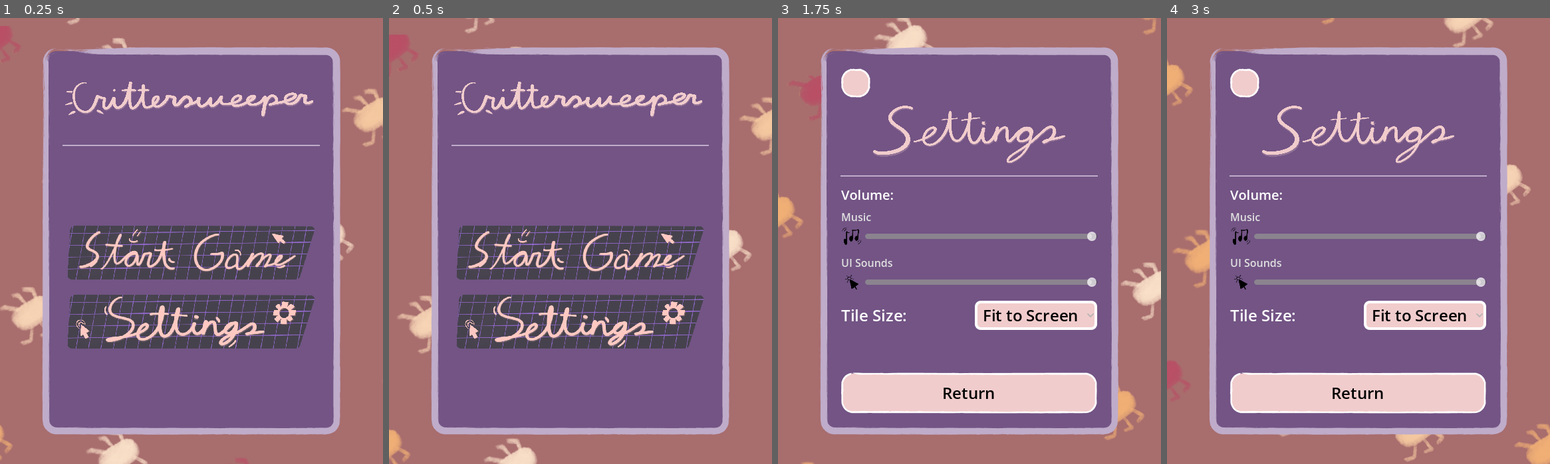
Above: before the commit, frames 1-4 (left to right).
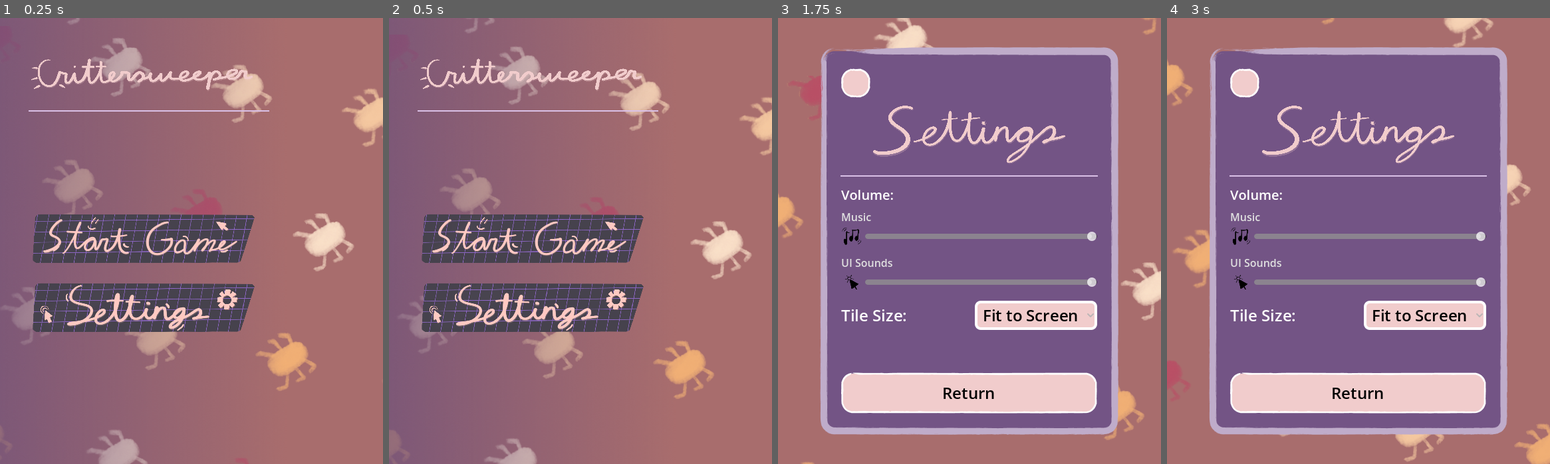
Above: after the commit, the same moments.

Repository: Somebud0180/CritterSweeper
Game: Godot game, scene res://scenes/menu.tscn
Two runs of this game, one before a commit and one after it. Both use one fixed random seed, a clock stepped at 60 frames per second and the inputs below.
Inputs (mouse positions are in pixels of both pictures, inside the frame that each line leads up to; where the layout moved, square brackets give the same spot in the first picture):
- Up to frame 1 (0.25 s): no input
- Up to frame 2 (0.5 s): no input
- Up to frame 3 (1.75 s): click (923, 307) [969, 321] at 0.5 s; tap Enter at 1.25 s; move the mouse to (1053, 218) at 1.27 s; hold Right from 1.28 s (still down); tap Alt at 1.35 s; click (1053, 218) at 1.42 s
- Up to frame 4 (3 s): move the mouse to (1281, 263) at 2.02 s; release Right at 2.03 s; hold Down 2.03-2.78 s; tap Shift at 2.1 s; click (1281, 263) at 2.17 s; move the mouse to (1396, 142) at 2.77 s; hold Right from 2.78 s (still down); tap Alt at 2.85 s; click (1396, 142) at 2.92 s

The runs differ from the first frame. In frame 1, 72% of the frame differs, in the area x 0-89%, y 0-100%; in frame 2, 72%; in frame 3, 0.2%; in frame 4, 0.2%.

Commit message:
A redesigned main menu for the new button style, it looks a bit flashy as of now but may get refined as time goes on

Diff:
--- a/interface/menu.tres
+++ b/interface/menu.tres
@@ -43,7 +43,7 @@
 region_rect = Rect2(0, 0, 516, 100)
 
 [sub_resource type="StyleBoxLine" id="StyleBoxLine_87gl6"]
-color = Color(0.7490196, 0.6745098, 0.7921569, 1)
+color = Color(0.8547833, 0.75756836, 0.90625, 1)
 thickness = 2
 
 [sub_resource type="StyleBoxFlat" id="StyleBoxFlat_87gl6"]
--- a/scenes/menu.tscn
+++ b/scenes/menu.tscn
@@ -14,6 +14,7 @@
 [ext_resource type="Script" uid="uid://d16hdx4moncic" path="res://scripts/back_button.gd" id="7_v86rl"]
 [ext_resource type="Texture2D" uid="uid://pe3hx6mhd57l" path="res://interface/textures/PauseButton/PauseButton_Pressed.png" id="8_mxgkd"]
 [ext_resource type="Texture2D" uid="uid://cqeavkhghepvt" path="res://interface/textures/PauseButton/PauseButton_Hover.png" id="9_g6gyw"]
+[ext_resource type="Texture2D" uid="uid://vjrlaao8ex80" path="res://interface/textures/Fade.png" id="11_oi1it"]
 [ext_resource type="Texture2D" uid="uid://vfjnytyscp85" path="res://interface/textures/Settings_TitleCard.png" id="11_ufwb2"]
 [ext_resource type="Texture2D" uid="uid://c6f10arg2qu1a" path="res://interface/textures/ButtonTexture/Resume.png" id="12_81l6r"]
 [ext_resource type="Script" uid="uid://dbhl7y6g0pb5s" path="res://scripts/button_animation.gd" id="13_oi1it"]
@@ -23,6 +24,9 @@
 
 [sub_resource type="LabelSettings" id="LabelSettings_70i5f"]
 font_size = 44
+
+[sub_resource type="StyleBoxTexture" id="StyleBoxTexture_fy8yy"]
+texture = ExtResource("11_oi1it")
 
 [sub_resource type="Animation" id="Animation_jy7pm"]
 length = 0.001
@@ -164,19 +168,19 @@
 tracks/0/type = "value"
 tracks/0/imported = false
 tracks/0/enabled = true
-tracks/0/path = NodePath("MenuLayer/MainMenuContainer:visible")
+tracks/0/path = NodePath("MenuLayer/SettingsContainer:visible")
 tracks/0/interp = 1
 tracks/0/loop_wrap = true
 tracks/0/keys = {
 "times": PackedFloat32Array(0),
 "transitions": PackedFloat32Array(1),
 "update": 1,
-"values": [true]
+"values": [false]
 }
 tracks/1/type = "value"
 tracks/1/imported = false
 tracks/1/enabled = true
-tracks/1/path = NodePath("MenuLayer/SettingsContainer:visible")
+tracks/1/path = NodePath("MenuLayer/DifficultyPickerContainer:visible")
 tracks/1/interp = 1
 tracks/1/loop_wrap = true
 tracks/1/keys = {
@@ -188,7 +192,7 @@
 tracks/2/type = "value"
 tracks/2/imported = false
 tracks/2/enabled = true
-tracks/2/path = NodePath("MenuLayer/DifficultyPickerContainer:visible")
+tracks/2/path = NodePath("GameLayer/GameOverlay:visible")
 tracks/2/interp = 1
 tracks/2/loop_wrap = true
 tracks/2/keys = {
@@ -200,98 +204,98 @@
 tracks/3/type = "value"
 tracks/3/imported = false
 tracks/3/enabled = true
-tracks/3/path = NodePath("GameLayer/GameOverlay:visible")
+tracks/3/path = NodePath("MenuLayer/DifficultyPickerContainer:modulate")
 tracks/3/interp = 1
 tracks/3/loop_wrap = true
 tracks/3/keys = {
 "times": PackedFloat32Array(0),
 "transitions": PackedFloat32Array(1),
-"update": 1,
-"values": [false]
+"update": 0,
+"values": [Color(1, 1, 1, 0)]
 }
 tracks/4/type = "value"
 tracks/4/imported = false
 tracks/4/enabled = true
-tracks/4/path = NodePath("MenuLayer/DifficultyPickerContainer:modulate")
+tracks/4/path = NodePath("MenuLayer/DifficultyPickerContainer:scale")
 tracks/4/interp = 1
 tracks/4/loop_wrap = true
 tracks/4/keys = {
 "times": PackedFloat32Array(0),
 "transitions": PackedFloat32Array(1),
 "update": 0,
-"values": [Color(1, 1, 1, 0)]
+"values": [Vector2(1, 1)]
 }
 tracks/5/type = "value"
 tracks/5/imported = false
 tracks/5/enabled = true
-tracks/5/path = NodePath("MenuLayer/DifficultyPickerContainer:scale")
+tracks/5/path = NodePath("GameLayer/GameOverlay:position")
 tracks/5/interp = 1
 tracks/5/loop_wrap = true
 tracks/5/keys = {
 "times": PackedFloat32Array(0),
 "transitions": PackedFloat32Array(1),
 "update": 0,
-"values": [Vector2(1, 1)]
+"values": [Vector2(0, -96)]
 }
 tracks/6/type = "value"
 tracks/6/imported = false
 tracks/6/enabled = true
-tracks/6/path = NodePath("GameLayer/GameOverlay:position")
+tracks/6/path = NodePath("GameLayer/GameOverlay:scale")
 tracks/6/interp = 1
 tracks/6/loop_wrap = true
 tracks/6/keys = {
 "times": PackedFloat32Array(0),
 "transitions": PackedFloat32Array(1),
 "update": 0,
-"values": [Vector2(0, -96)]
+"values": [Vector2(1.02, 1.02)]
 }
 tracks/7/type = "value"
 tracks/7/imported = false
 tracks/7/enabled = true
-tracks/7/path = NodePath("GameLayer/GameOverlay:scale")
+tracks/7/path = NodePath("MenuLayer/SettingsContainer:modulate")
 tracks/7/interp = 1
 tracks/7/loop_wrap = true
 tracks/7/keys = {
 "times": PackedFloat32Array(0),
 "transitions": PackedFloat32Array(1),
 "update": 0,
-"values": [Vector2(1.02, 1.02)]
+"values": [Color(1, 1, 1, 0)]
 }
 tracks/8/type = "value"
 tracks/8/imported = false
 tracks/8/enabled = true
-tracks/8/path = NodePath("MenuLayer/SettingsContainer:modulate")
+tracks/8/path = NodePath("MenuLayer/SettingsContainer:scale")
 tracks/8/interp = 1
 tracks/8/loop_wrap = true
 tracks/8/keys = {
 "times": PackedFloat32Array(0),
 "transitions": PackedFloat32Array(1),
 "update": 0,
-"values": [Color(1, 1, 1, 0)]
+"values": [Vector2(1, 1)]
 }
 tracks/9/type = "value"
 tracks/9/imported = false
 tracks/9/enabled = true
-tracks/9/path = NodePath("MenuLayer/SettingsContainer:scale")
+tracks/9/path = NodePath("MenuLayer/DifficultyPickerContainer:anchor_bottom")
 tracks/9/interp = 1
 tracks/9/loop_wrap = true
 tracks/9/keys = {
 "times": PackedFloat32Array(0),
 "transitions": PackedFloat32Array(1),
 "update": 0,
-"values": [Vector2(1, 1)]
+"values": [1.0]
 }
 tracks/10/type = "value"
 tracks/10/imported = false
 tracks/10/enabled = true
-tracks/10/path = NodePath("MenuLayer/MainMenuContainer:scale")
+tracks/10/path = NodePath("MenuLayer/SettingsContainer:anchor_bottom")
 tracks/10/interp = 1
 tracks/10/loop_wrap = true
 tracks/10/keys = {
 "times": PackedFloat32Array(0),
 "transitions": PackedFloat32Array(1),
 "update": 0,
-"values": [Vector2(1, 1)]
+"values": [1.0]
 }
 tracks/11/type = "value"
 tracks/11/imported = false
@@ -308,26 +312,14 @@
 tracks/12/type = "value"
 tracks/12/imported = false
 tracks/12/enabled = true
-tracks/12/path = NodePath("MenuLayer/DifficultyPickerContainer:anchor_bottom")
+tracks/12/path = NodePath("MenuLayer/MainMenuContainer:visible")
 tracks/12/interp = 1
 tracks/12/loop_wrap = true
 tracks/12/keys = {
 "times": PackedFloat32Array(0),
 "transitions": PackedFloat32Array(1),
-"update": 0,
-"values": [1.0]
-}
-tracks/13/type = "value"
-tracks/13/imported = false
-tracks/13/enabled = true
-tracks/13/path = NodePath("MenuLayer/SettingsContainer:anchor_bottom")
-tracks/13/interp = 1
-tracks/13/loop_wrap = true
-tracks/13/keys = {
-"times": PackedFloat32Array(0),
-"transitions": PackedFloat32Array(1),
-"update": 0,
-"values": [1.0]
+"update": 1,
+"values": [true]
 }
 
 [sub_resource type="Animation" id="Animation_70i5f"]
@@ -431,38 +423,26 @@
 tracks/0/type = "value"
 tracks/0/imported = false
 tracks/0/enabled = true
-tracks/0/path = NodePath("MenuLayer/MainMenuContainer:visible")
+tracks/0/path = NodePath("MenuLayer/MainMenuContainer:modulate")
 tracks/0/interp = 1
 tracks/0/loop_wrap = true
 tracks/0/keys = {
 "times": PackedFloat32Array(0, 0.25),
-"transitions": PackedFloat32Array(1, 1),
-"update": 1,
-"values": [true, false]
+"transitions": PackedFloat32Array(2, 0.5),
+"update": 0,
+"values": [Color(1, 1, 1, 1), Color(1, 1, 1, 0)]
 }
 tracks/1/type = "value"
 tracks/1/imported = false
 tracks/1/enabled = true
-tracks/1/path = NodePath("MenuLayer/MainMenuContainer:scale")
+tracks/1/path = NodePath("MenuLayer/MainMenuContainer:visible")
 tracks/1/interp = 1
 tracks/1/loop_wrap = true
 tracks/1/keys = {
-"times": PackedFloat32Array(0, 0.25),
-"transitions": PackedFloat32Array(0.5, 0.5),
-"update": 0,
-"values": [Vector2(1, 1), Vector2(0.9, 0.9)]
-}
-tracks/2/type = "value"
-tracks/2/imported = false
-tracks/2/enabled = true
-tracks/2/path = NodePath("MenuLayer/MainMenuContainer:modulate")
-tracks/2/interp = 1
-tracks/2/loop_wrap = true
-tracks/2/keys = {
-"times": PackedFloat32Array(0, 0.25),
-"transitions": PackedFloat32Array(0.5, 0.5),
-"update": 0,
-"values": [Color(1, 1, 1, 1), Color(1, 1, 1, 0)]
+"times": PackedFloat32Array(0.25),
+"transitions": PackedFloat32Array(1),
+"update": 1,
+"values": [false]
 }
 
 [sub_resource type="Animation" id="Animation_i6lef"]
@@ -619,38 +599,26 @@
 tracks/0/type = "value"
 tracks/0/imported = false
 tracks/0/enabled = true
-tracks/0/path = NodePath("MenuLayer/MainMenuContainer:visible")
-tracks/0/interp = 1
-tracks/0/loop_wrap = true
-tracks/0/keys = {
-"times": PackedFloat32Array(0, 0.25),
-"transitions": PackedFloat32Array(1, 1),
-"update": 1,
-"values": [true, true]
+tracks/0/path = NodePath("MenuLayer/MainMenuContainer:modulate")
+tracks/0/interp = 1
+tracks/0/loop_wrap = true
+tracks/0/keys = {
+"times": PackedFloat32Array(0, 0.24),
+"transitions": PackedFloat32Array(2, 2),
+"update": 0,
+"values": [Color(1, 1, 1, 0), Color(1, 1, 1, 1)]
 }
 tracks/1/type = "value"
 tracks/1/imported = false
 tracks/1/enabled = true
-tracks/1/path = NodePath("MenuLayer/MainMenuContainer:scale")
+tracks/1/path = NodePath("MenuLayer/MainMenuContainer:visible")
 tracks/1/interp = 1
 tracks/1/loop_wrap = true
 tracks/1/keys = {
-"times": PackedFloat32Array(0, 0.25),
-"transitions": PackedFloat32Array(-2, -2),
-"update": 0,
-"values": [Vector2(0.95, 0.95), Vector2(1, 1)]
-}
-tracks/2/type = "value"
-tracks/2/imported = false
-tracks/2/enabled = true
-tracks/2/path = NodePath("MenuLayer/MainMenuContainer:modulate")
-tracks/2/interp = 1
-tracks/2/loop_wrap = true
-tracks/2/keys = {
-"times": PackedFloat32Array(0, 0.25),
-"transitions": PackedFloat32Array(-2, -2),
-"update": 0,
-"values": [Color(1, 1, 1, 0), Color(1, 1, 1, 1)]
+"times": PackedFloat32Array(0),
+"transitions": PackedFloat32Array(1),
+"update": 1,
+"values": [true]
 }
 
 [sub_resource type="Animation" id="Animation_v86rl"]
@@ -733,8 +701,8 @@
 theme = ExtResource("1_yqeox")
 script = ExtResource("2_4ytvr")
 animation_player = NodePath("AnimationPlayer")
-resume_button = NodePath("MenuLayer/MainMenuContainer/MainMenu/PanelContainer/VBoxContainer/Button Container/ResumeButton")
-start_button = NodePath("MenuLayer/MainMenuContainer/MainMenu/PanelContainer/VBoxContainer/Button Container/StartButton")
+resume_button = NodePath("MenuLayer/MainMenuContainer/MainMenu/VBoxContainer/Button Container/ResumeButton")
+start_button = NodePath("MenuLayer/MainMenuContainer/MainMenu/VBoxContainer/Button Container/StartButton")
 
 [node name="CanvasLayer" type="CanvasLayer" parent="."]
 layer = 0
@@ -833,42 +801,46 @@
 [node name="MenuLayer" type="CanvasLayer" parent="."]
 layer = 2
 
-[node name="MainMenuContainer" type="AspectRatioContainer" parent="MenuLayer"]
-anchors_preset = 15
+[node name="MainMenuContainer" type="PanelContainer" parent="MenuLayer"]
+anchors_preset = -1
 anchor_right = 1.0
 anchor_bottom = 1.0
+offset_right = -144.0
 grow_horizontal = 2
 grow_vertical = 2
-pivot_offset = Vector2(288, 336)
+mouse_filter = 1
 theme = ExtResource("1_yqeox")
-ratio = 0.8
+theme_override_styles/panel = SubResource("StyleBoxTexture_fy8yy")
 
 [node name="MainMenu" type="MarginContainer" parent="MenuLayer/MainMenuContainer"]
 layout_mode = 2
 mouse_filter = 2
 
-[node name="PanelContainer" type="PanelContainer" parent="MenuLayer/MainMenuContainer/MainMenu"]
-layout_mode = 2
-
-[node name="VBoxContainer" type="VBoxContainer" parent="MenuLayer/MainMenuContainer/MainMenu/PanelContainer"]
-layout_mode = 2
-
-[node name="TextureRect" type="TextureRect" parent="MenuLayer/MainMenuContainer/MainMenu/PanelContainer/VBoxContainer"]
+[node name="VBoxContainer" type="VBoxContainer" parent="MenuLayer/MainMenuContainer/MainMenu"]
+layout_mode = 2
+
+[node name="TextureRect" type="TextureRect" parent="MenuLayer/MainMenuContainer/MainMenu/VBoxContainer"]
 custom_minimum_size = Vector2(0, 96)
 layout_mode = 2
 texture = ExtResource("2_vjb58")
-expand_mode = 5
-stretch_mode = 5
-
-[node name="HSeparator" type="HSeparator" parent="MenuLayer/MainMenuContainer/MainMenu/PanelContainer/VBoxContainer"]
-layout_mode = 2
-
-[node name="Button Container" type="VBoxContainer" parent="MenuLayer/MainMenuContainer/MainMenu/PanelContainer/VBoxContainer"]
+expand_mode = 1
+stretch_mode = 4
+
+[node name="HSeparator" type="HSeparator" parent="MenuLayer/MainMenuContainer/MainMenu/VBoxContainer/TextureRect"]
+layout_mode = 1
+anchors_preset = -1
+anchor_top = 1.0
+anchor_bottom = 1.0
+offset_right = 360.0
+offset_bottom = 12.0
+grow_vertical = 0
+
+[node name="Button Container" type="VBoxContainer" parent="MenuLayer/MainMenuContainer/MainMenu/VBoxContainer"]
 layout_mode = 2
 size_flags_vertical = 3
 alignment = 1
 
-[node name="ResumeButton" type="TextureButton" parent="MenuLayer/MainMenuContainer/MainMenu/PanelContainer/VBoxContainer/Button Container"]
+[node name="ResumeButton" type="TextureButton" parent="MenuLayer/MainMenuContainer/MainMenu/VBoxContainer/Button Container"]
 visible = false
 custom_minimum_size = Vector2(0, 96)
 layout_mode = 2
@@ -876,40 +848,40 @@
 mouse_default_cursor_shape = 2
 texture_normal = ExtResource("12_81l6r")
 ignore_texture_size = true
-stretch_mode = 5
+stretch_mode = 4
 script = ExtResource("13_oi1it")
 
-[node name="ButtonAnimations" type="AnimationPlayer" parent="MenuLayer/MainMenuContainer/MainMenu/PanelContainer/VBoxContainer/Button Container/ResumeButton"]
+[node name="ButtonAnimations" type="AnimationPlayer" parent="MenuLayer/MainMenuContainer/MainMenu/VBoxContainer/Button Container/ResumeButton"]
 libraries = {
 &"": SubResource("AnimationLibrary_6p3j2")
 }
 
-[node name="StartButton" type="TextureButton" parent="MenuLayer/MainMenuContainer/MainMenu/PanelContainer/VBoxContainer/Button Container"]
+[node name="StartButton" type="TextureButton" parent="MenuLayer/MainMenuContainer/MainMenu/VBoxContainer/Button Container"]
 custom_minimum_size = Vector2(0, 96)
 layout_mode = 2
 size_flags_vertical = 4
 mouse_default_cursor_shape = 2
 texture_normal = ExtResource("13_rsfmq")
 ignore_texture_size = true
-stretch_mode = 5
+stretch_mode = 4
 script = ExtResource("13_oi1it")
 
-[node name="ButtonAnimations" type="AnimationPlayer" parent="MenuLayer/MainMenuContainer/MainMenu/PanelContainer/VBoxContainer/Button Container/StartButton"]
+[node name="ButtonAnimations" type="AnimationPlayer" parent="MenuLayer/MainMenuContainer/MainMenu/VBoxContainer/Button Container/StartButton"]
 libraries = {
 &"": SubResource("AnimationLibrary_6p3j2")
 }
 
-[node name="SettingsButton" type="TextureButton" parent="MenuLayer/MainMenuContainer/MainMenu/PanelContainer/VBoxContainer/Button Container"]
+[node name="SettingsButton" type="TextureButton" parent="MenuLayer/MainMenuContainer/MainMenu/VBoxContainer/Button Container"]
 custom_minimum_size = Vector2(0, 96)
 layout_mode = 2
 size_flags_vertical = 4
 mouse_default_cursor_shape = 2
 texture_normal = ExtResource("14_oi1it")
 ignore_texture_size = true
-stretch_mode = 5
+stretch_mode = 4
 script = ExtResource("13_oi1it")
 
-[node name="ButtonAnimations" type="AnimationPlayer" parent="MenuLayer/MainMenuContainer/MainMenu/PanelContainer/VBoxContainer/Button Container/SettingsButton"]
+[node name="ButtonAnimations" type="AnimationPlayer" parent="MenuLayer/MainMenuContainer/MainMenu/VBoxContainer/Button Container/SettingsButton"]
 libraries = {
 &"": SubResource("AnimationLibrary_6p3j2")
 }
@@ -1138,9 +1110,9 @@
 }
 
 [connection signal="pressed" from="GameLayer/GameOverlay/HBoxContainer/PauseButton" to="GameLayer/GameOverlay/HBoxContainer/PauseButton" method="_on_pressed"]
-[connection signal="pressed" from="MenuLayer/MainMenuContainer/MainMenu/PanelContainer/VBoxContainer/Button Container/ResumeButton" to="." method="_on_resume_button_pressed"]
-[connection signal="pressed" from="MenuLayer/MainMenuContainer/MainMenu/PanelContainer/VBoxContainer/Button Container/StartButton" to="." method="_on_start_button_pressed"]
-[connection signal="pressed" from="MenuLayer/MainMenuContainer/MainMenu/PanelContainer/VBoxContainer/Button Container/SettingsButton" to="." method="_on_settings_button_pressed"]
+[connection signal="pressed" from="MenuLayer/MainMenuContainer/MainMenu/VBoxContainer/Button Container/ResumeButton" to="." method="_on_resume_button_pressed"]
+[connection signal="pressed" from="MenuLayer/MainMenuContainer/MainMenu/VBoxContainer/Button Container/StartButton" to="." method="_on_start_button_pressed"]
+[connection signal="pressed" from="MenuLayer/MainMenuContainer/MainMenu/VBoxContainer/Button Container/SettingsButton" to="." method="_on_settings_button_pressed"]
 [connection signal="pressed" from="MenuLayer/SettingsContainer/Settings/PanelContainer/VBoxContainer/BackButton" to="MenuLayer/SettingsContainer/Settings/PanelContainer/VBoxContainer/BackButton" method="_on_pressed"]
 [connection signal="value_changed" from="MenuLayer/SettingsContainer/Settings/PanelContainer/VBoxContainer/Button Container/VBoxContainer/VolumeContainer/Sliders/MusicSlider/MusicVolume" to="." method="_on_music_volume_value_changed"]
 [connection signal="value_changed" from="MenuLayer/SettingsContainer/Settings/PanelContainer/VBoxContainer/Button Container/VBoxContainer/VolumeContainer/Sliders/SFXSlider/SFXVolume" to="." method="_on_sfx_volume_value_changed"]
Binary file added: interface/textures/Fade.png
Not shown, added: interface/textures/Fade.png.import
Not shown: 1 places in scenes/menu.tscn that only renumber resources
